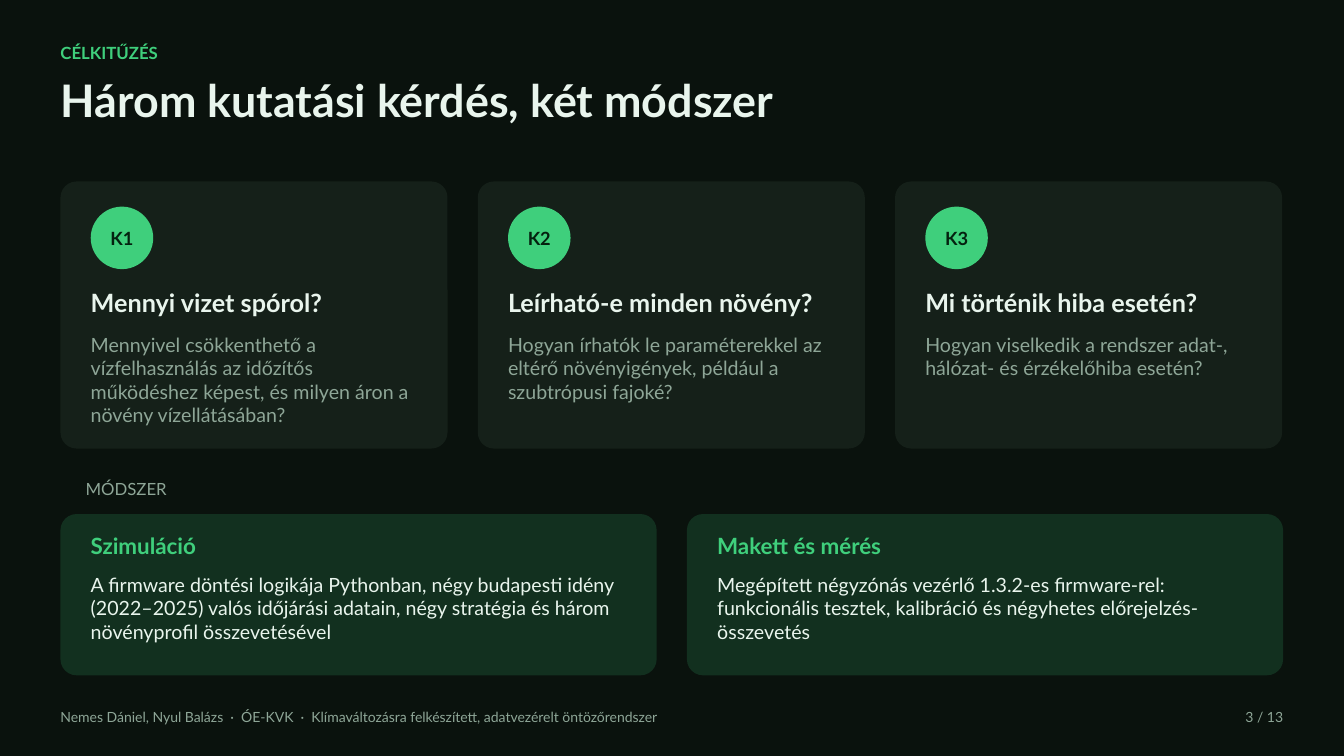
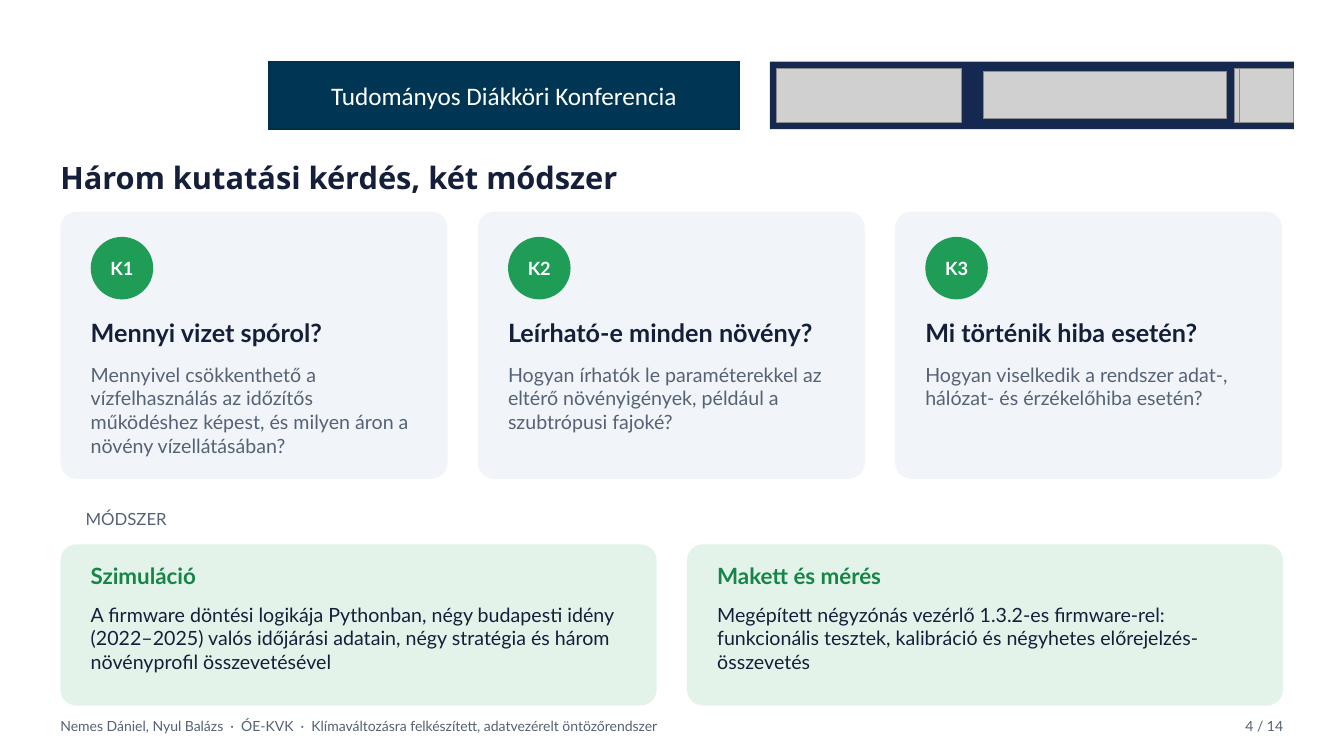
Before and after one commit to CITROMOSEPER/4-zone-irrigation-system-2026-TDK-Project, a slide deck: slide 4 of TDK_prezentacio_ND_NyB.pptx (slide 3 before the commit). Drawn at 1344x756 pixels with LibreOffice and Linux fonts; fonts in the diff are those of the drawing; grey boxes stand for pictures; background and template pictures are left out. Boxes give left, top, right and bottom in pixels: in the first picture for what was removed or moved away, otherwise in the second. Text is boxed around its words. In the diff, an @@ line names an element or a change of style, - is before the commit and + after.

```diff
--- a/TDK_prezentacio_ND_NyB.pptx
+++ b/TDK_prezentacio_ND_NyB.pptx
@@ background #0A120D to #FFFFFF at 36% opacity @@
@@ text removed at [60,45,157,59] @@
-CÉLKITŰZÉS
@@ rectangle added at [269,62,740,129], fill #003654, outline #002F4A 1 pt, 18 pt, text #FFFFFF @@
+Tudományos Diákköri Konferencia
@@ rectangle added at [770,62,1295,129], fill #152950 @@
@@ picture added at [776,69,962,122] @@
@@ picture added at [983,72,1226,119] @@
@@ picture added at [1234,69,1288,122] @@
@@ picture added at [1240,69,1294,122] @@
@@ text "Három kutatási kérdés, két módszer": place and size @@
-text "Három kutatási kérdés, két módszer" at [60,83,773,123]
+text "Három kutatási kérdés, két módszer" at [60,165,617,193]
@@ text "Három kutatási kérdés, két módszer" at [60,165,617,193]: size 32 to 22 pt, font Lato to Open Sans, text colour #E9F5ED to #151F39; line spacing 1 to 0.9; more space between paragraphs; vertical alignment top to bottom @@
@@ fill #152019 to #F1F4F8 in 3 elements at [60,212,448,479], [478,212,865,479], [895,212,1282,479] @@
@@ text colour #04210F to #FFFFFF; fill #3FCF7C to #1F9D57 in 3 elements at [91,237,153,299], [508,237,571,299], [926,237,988,299] @@
@@ text colour #8EA697 to #566275 in 5 elements at [60,719,657,734], [86,511,167,525], [91,367,409,457], [508,367,822,433], [925,367,1227,405] @@
@@ rounded rectangle at [60,544,657,706]: fill #12301F to #E3F3EA @@
@@ text "Szimuláció" at [91,567,196,584]: text colour #3FCF7C to #178548 @@
@@ 11 texts, 5 rounded rectangles, 3 ellipses: place and size @@
-11 texts, 5 rounded rectangles, 3 ellipses at [60,181,1285,676]
+11 texts, 5 rounded rectangles, 3 ellipses at [60,212,1285,706]
@@ rounded rectangle at [688,544,1285,706]: fill #12301F to #E3F3EA @@
@@ text "Makett és mérés" at [717,567,881,584]: text colour #3FCF7C to #178548 @@
@@ text colour #E9F5ED to #151F39 in 5 elements at [91,323,322,347], [508,323,812,347], [925,323,1197,342], [91,607,614,673], [717,607,1198,669] @@
@@ text "Nemes Dániel, Nyul Balázs · ...": place and size @@
-text "Nemes Dániel, Nyul Balázs · ..." at [60,710,657,725]
+text "Nemes Dániel, Nyul Balázs · ..." at [60,719,657,734]
@@ text removed at [1245,712,1283,722] @@
-3 / 13
@@ text added at [1245,721,1283,731], 10 pt, text #566275 @@
+4 / 14
```
Also in this commit, not shown: 12 other slides changed, 1 slide added, 3 other files.
